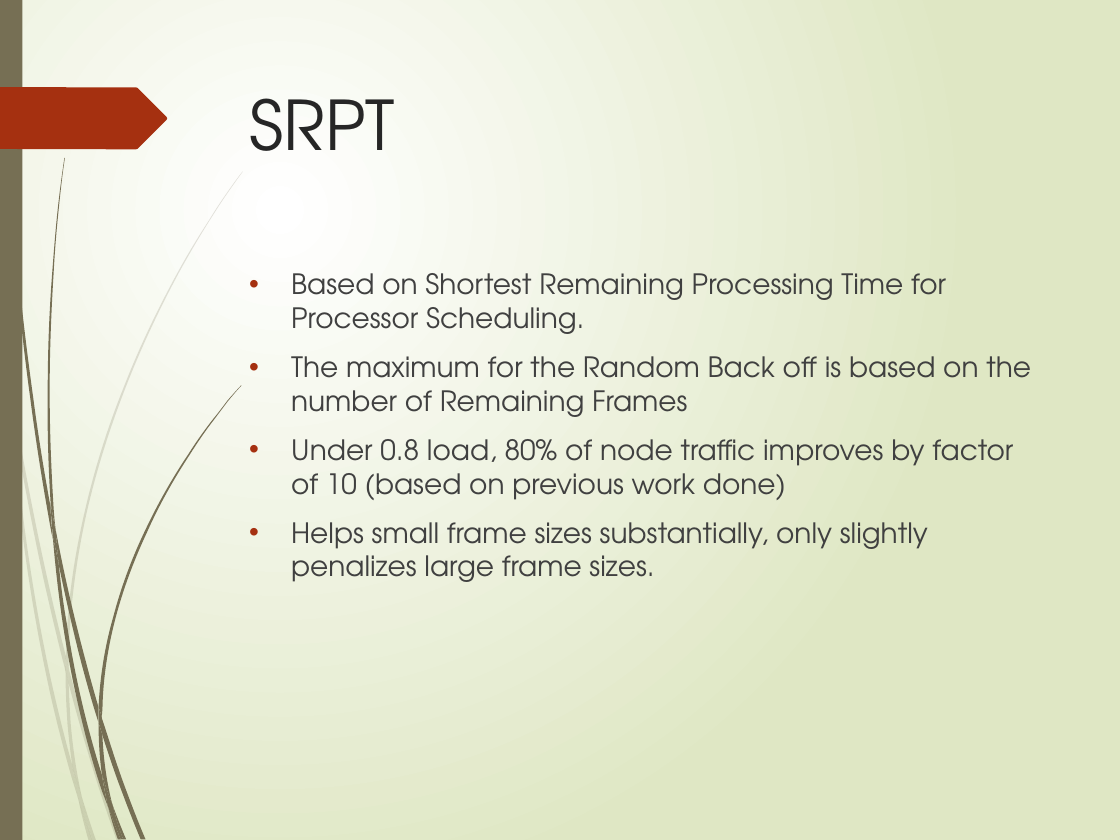
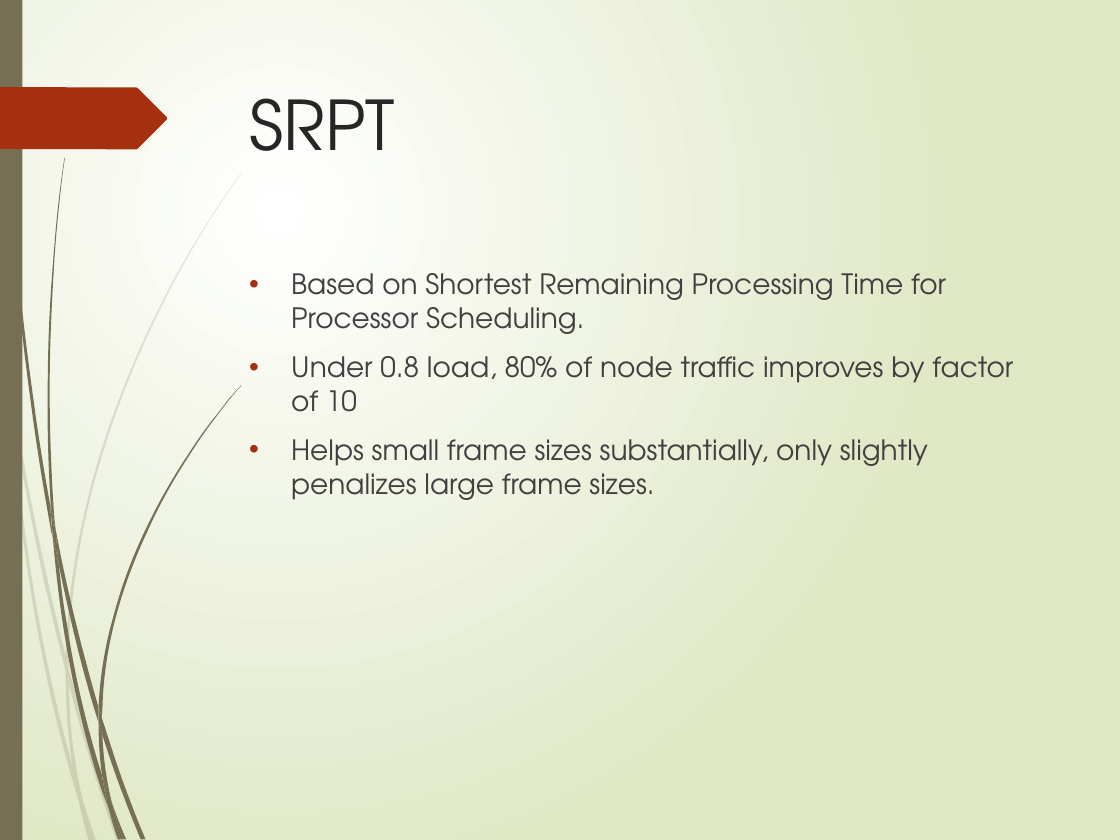
Before and after one commit to Marfle-Bark/myHUMPS, a slide deck: slide 4 of Presentation.pptx. Drawn at 1120x840 pixels with LibreOffice and Linux fonts; fonts in the diff are those of the drawing. Boxes give left, top, right and bottom in pixels: in the first picture for what was removed or moved away, otherwise in the second. Text is boxed around its words. In the diff, an @@ line names an element or a change of style, - is before the commit and + after.

Commit message:
Made it pretty, added numbers for SRPT stuff

```diff
--- a/Presentation.pptx
+++ b/Presentation.pptx
@@ text at box(291, 356, 1013, 412): text changed @@
-• The maximum for the Random Back off is based on the number of Remaining Frames
-• Under 0.8 load, 80% of node traffic improves by factor of 10 (based on previous work done)
+• Under 0.8 load, 80% of node traffic improves by factor of 10
```
